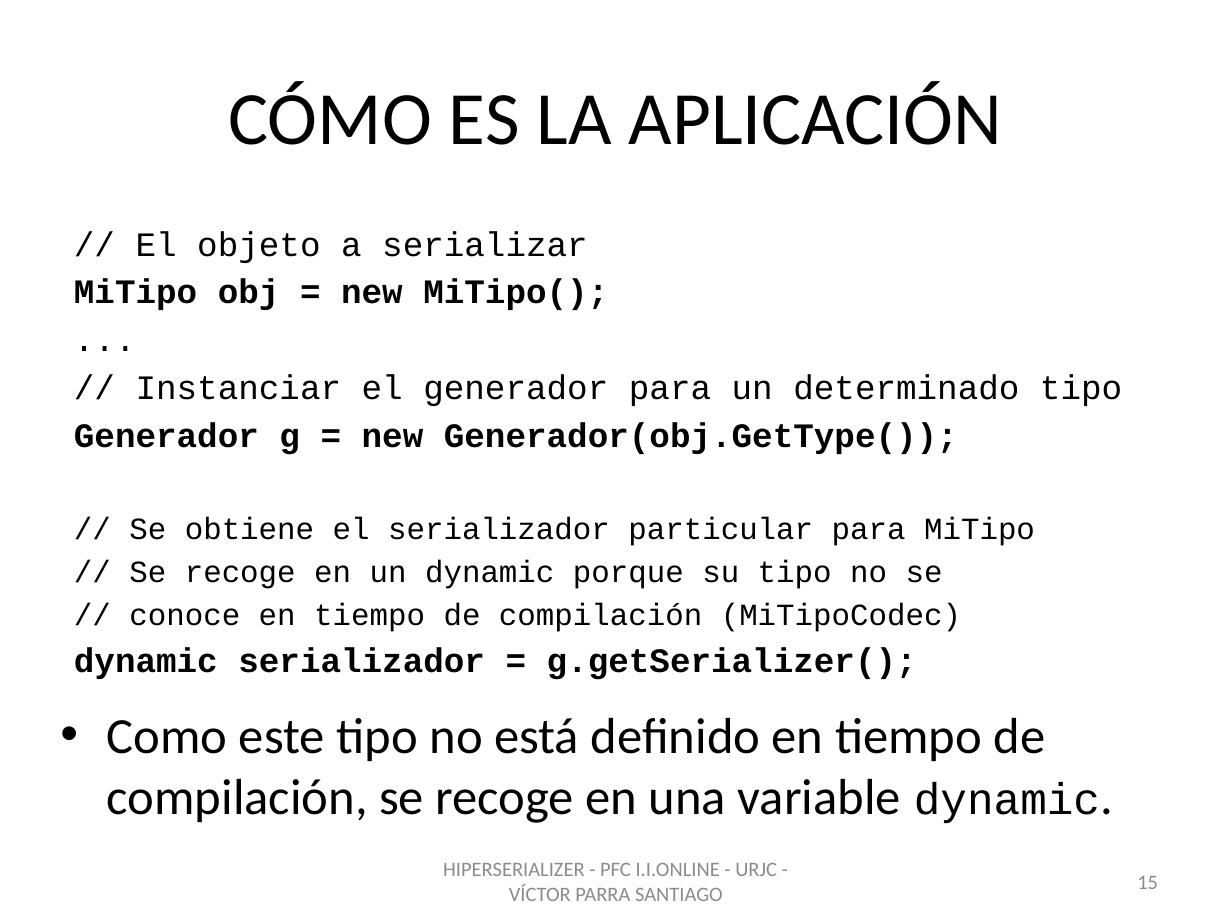
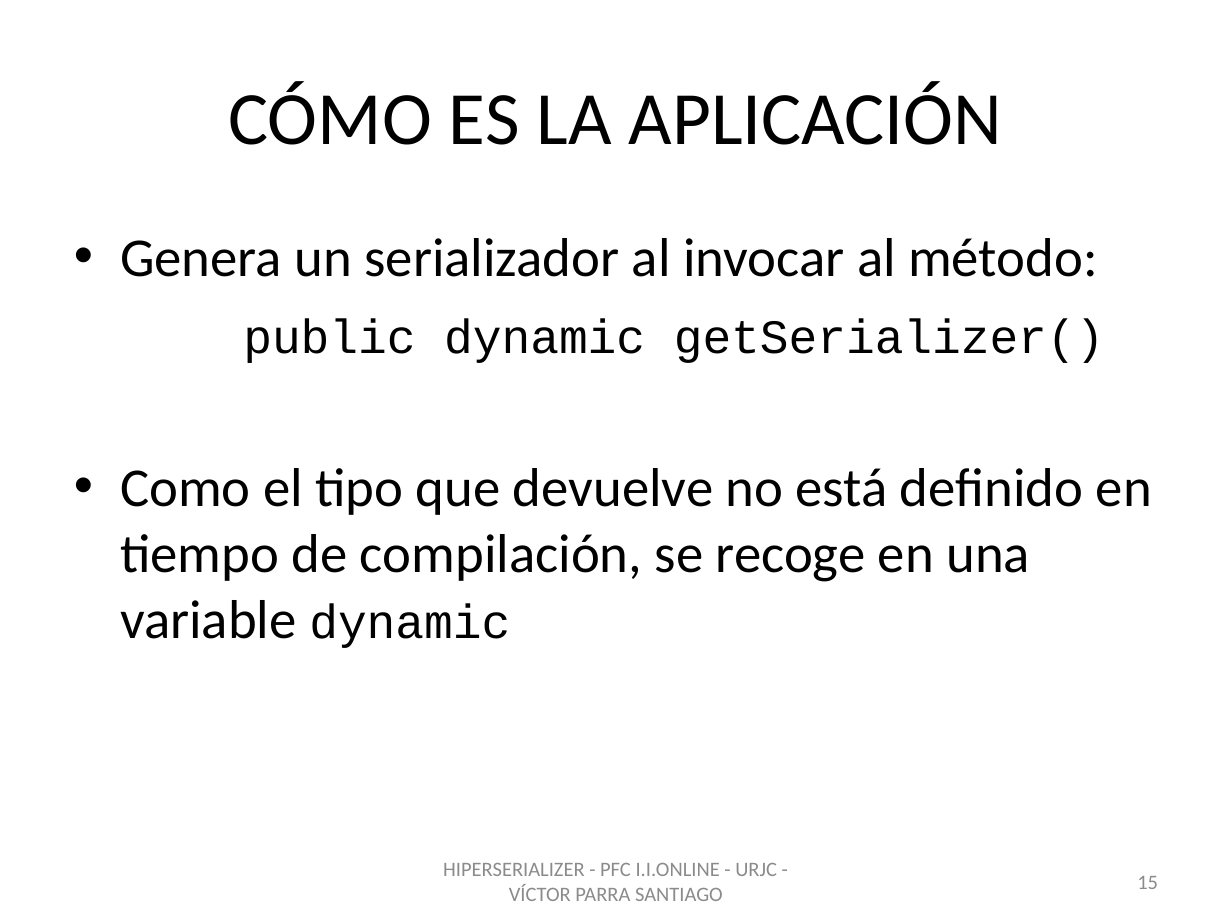
Before and after one commit to vitiparra/ProyectoFinDeCarrera, a slide deck: slide 15 of Memoria/HiperSerializer.pptx. Drawn at 1232x924 pixels with LibreOffice and Linux fonts; fonts in the diff are those of the drawing; background and template pictures are left out. Boxes give left, top, right and bottom in pixels: in the first picture for what was removed or moved away, otherwise in the second. Text is boxed around its words. In the diff, an @@ line names an element or a change of style, - is before the commit and + after.

```diff
--- a/Memoria/HiperSerializer.pptx
+++ b/Memoria/HiperSerializer.pptx
@@ text at box(120, 238, 1152, 648): text changed; size 20 to 32 pt; font Courier New to Calibri @@
-// El objeto a serializar
-MiTipo obj = new MiTipo();
-...
-// Instanciar el generador para un determinado tipo
-Generador g = new Generador(obj.GetType());
-// Se obtiene el serializador particular para MiTipo
-// Se recoge en un dynamic porque su tipo no se
-// conoce en tiempo de compilación (MiTipoCodec)
-dynamic serializador = g.getSerializer();
+• Genera un serializador al invocar al método:
+public dynamic getSerializer()
+• Como el tipo que devuelve no está definido en tiempo de compilación, se recoge en una variable dynamic
@@ text removed at box(107, 718, 1100, 824) @@
-• Como este tipo no está definido en tiempo de compilación, se recoge en una variable dynamic.
```
Also in this commit, not shown: 5 other slides changed, 1 other file.
